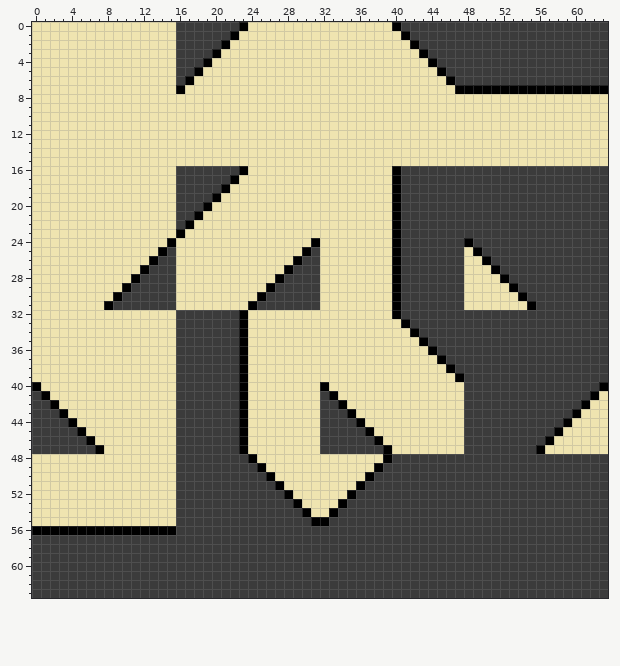
One commit to this pixel-art sprite: marchingsquares.png. Above, as it was before the edit.
The file is 64x64 pixels.
After the commit:
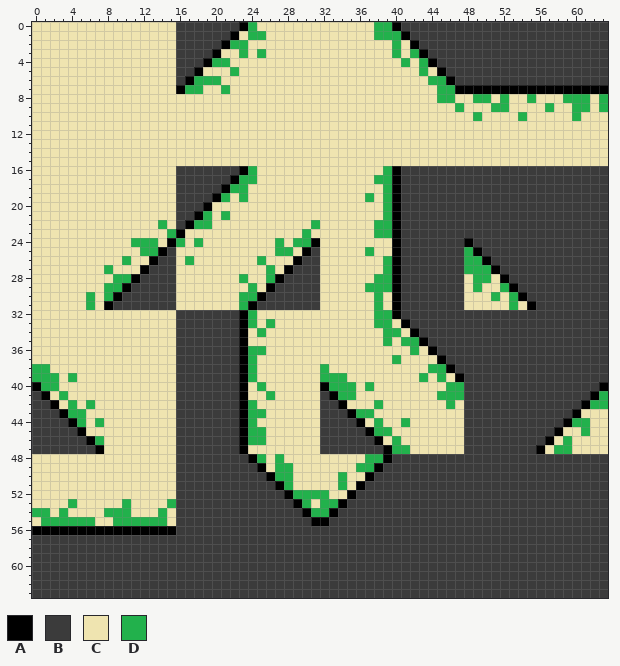
Palette (. is transparent): A #000000  B #3b3b3b  C #efe4b0  D #22b14c
Change:
y 0: x 24 C -> D; x 38..39 CC -> DD
y 1: x 24..25 CC -> DD; x 38..40 CCC -> DDD
y 2: x 22..23 CC -> DD; x 40 C -> D
y 3: x 23 C -> D; x 25 C -> D; x 40 C -> D; x 42 C -> D
y 4: x 20..21 CC -> DD; x 41 C -> D; x 43 C -> D
y 5: x 22 C -> D; x 43 C -> D
y 6: x 18..20 CCC -> DDD; x 44..45 CC -> DD
y 7: x 17..18 CC -> DD; x 21 C -> D; x 45..46 CC -> DD
y 8: x 45..46 CC -> DD; x 49..50 CC -> DD; x 52 C -> D; x 55 C -> D; x 59..61 CCC -> DDD; x 63 C -> D
y 9: x 47 C -> D; x 51..52 CC -> DD; x 57 C -> D; x 60..61 CC -> DD; x 63 C -> D
y 10: x 49 C -> D; x 54 C -> D; x 60 C -> D
y 16: x 24 C -> D; x 39 C -> D
y 17: x 23..24 CC -> DD; x 38..39 CC -> DD
y 18: x 22..23 CC -> DD; x 39 C -> D
y 19: x 21 C -> D; x 23 C -> D; x 37 C -> D; x 39 C -> D
y 20: x 39 C -> D
y 21: x 19 C -> D; x 21 C -> D; x 39 C -> D
y 22: x 14 C -> D; x 18..19 CC -> DD; x 31 C -> D; x 38..39 CC -> DD
y 23: x 15 C -> D; x 30 C -> D; x 38..39 CC -> DD
y 24: x 11..13 CCC -> DDD; x 16 C -> D; x 18 C -> D; x 27 C -> D; x 29..30 CC -> DD
y 25: x 12..13 CC -> DD; x 27..28 CC -> DD; x 37 C -> D; x 48 C -> D
y 26: x 10 C -> D; x 17 C -> D; x 25 C -> D; x 39 C -> D; x 48..49 CC -> DD
y 27: x 8 C -> D; x 26 C -> D; x 39 C -> D; x 48..50 CCC -> DDD
y 28: x 9..10 CC -> DD; x 23 C -> D; x 26 C -> D; x 38..39 CC -> DD; x 49..50 CC -> DD
y 29: x 8..9 CC -> DD; x 24 C -> D; x 37..39 CCC -> DDD; x 49 C -> D; x 52 C -> D
y 30: x 6 C -> D; x 8 C -> D; x 23..24 CC -> DD; x 38 C -> D; x 51 C -> D; x 53 C -> D
y 31: x 6 C -> D; x 23 C -> D; x 38 C -> D; x 53 C -> D
y 32: x 24 C -> D; x 38..39 CC -> DD
y 33: x 24 C -> D; x 26 C -> D; x 38..39 CC -> DD
y 34: x 25 C -> D; x 39..40 CC -> DD
y 35: x 39 C -> D; x 41..42 CC -> DD
y 36: x 24..25 CC -> DD; x 42 C -> D
y 37: x 24 C -> D; x 40 C -> D
y 38: x 0..1 CC -> DD; x 24 C -> D; x 32 C -> D; x 44..45 CC -> DD
y 39: x 0..2 CCC -> DDD; x 4 C -> D; x 24 C -> D; x 32..34 CCC -> DDD; x 43 C -> D; x 45 C -> D
y 40: x 1..2 CC -> DD; x 25 C -> D; x 33..35 CCC -> DDD; x 37 C -> D; x 46..47 CC -> DD
y 41: x 3 C -> D; x 26 C -> D; x 34..35 CC -> DD; x 45..47 CCC -> DDD; x 63 C -> D
y 42: x 4 C -> D; x 6 C -> D; x 24 C -> D; x 38 C -> D; x 46 C -> D; x 62..63 CC -> DD
y 43: x 4..5 CC -> DD; x 24..25 CC -> DD; x 36..37 CC -> DD
y 44: x 5 C -> D; x 7 C -> D; x 24 C -> D; x 38 C -> D; x 41 C -> D; x 60..61 CC -> DD
y 45: x 24..25 CC -> DD; x 38..39 CC -> DD; x 61 C -> D
y 46: x 7 C -> D; x 24..25 CC -> DD; x 40 C -> D; x 59 C -> D
y 47: x 40..41 CC -> DD; x 58..59 CC -> DD
y 48: x 25 C -> D; x 27 C -> D; x 37..38 CC -> DD
y 49: x 27..28 CC -> DD; x 36..37 CC -> DD
y 50: x 27..28 CC -> DD; x 34 C -> D
y 51: x 28 C -> D; x 34 C -> D
y 52: x 29..32 CCCC -> DDDD
y 53: x 4 C -> D; x 10 C -> D; x 15 C -> D; x 30 C -> D; x 32..33 CC -> DD
y 54: x 0..1 CC -> DD; x 3 C -> D; x 8..10 CCC -> DDD; x 14 C -> D; x 31..32 CC -> DD
y 55: x 1..6 CCCCCC -> DDDDDD; x 9..14 CCCCCC -> DDDDDD
Pixel boxes of the changes (left, top, right, bottom) in both pictures:
changed: (185, 22, 266, 94)
changed: (374, 22, 608, 121)
changed: (32, 166, 464, 526)
changed: (464, 247, 518, 310)
changed: (554, 391, 608, 454)
